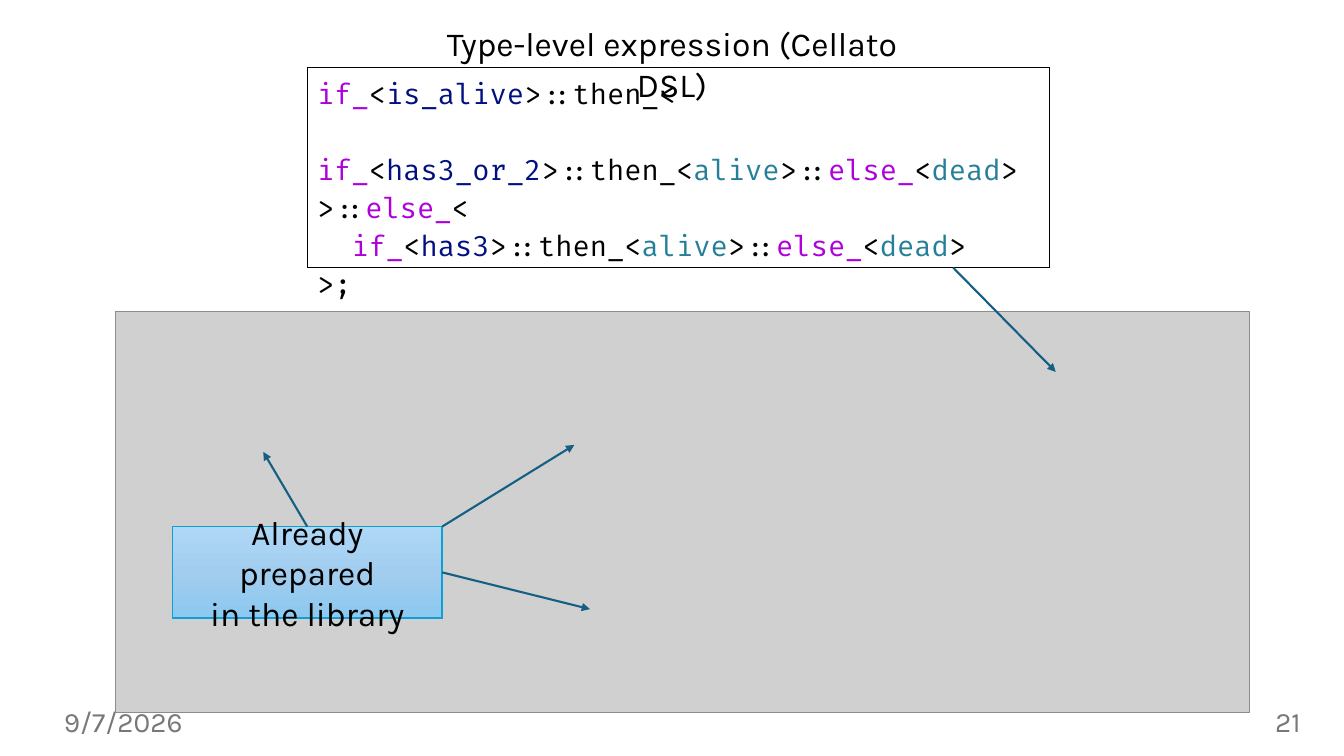
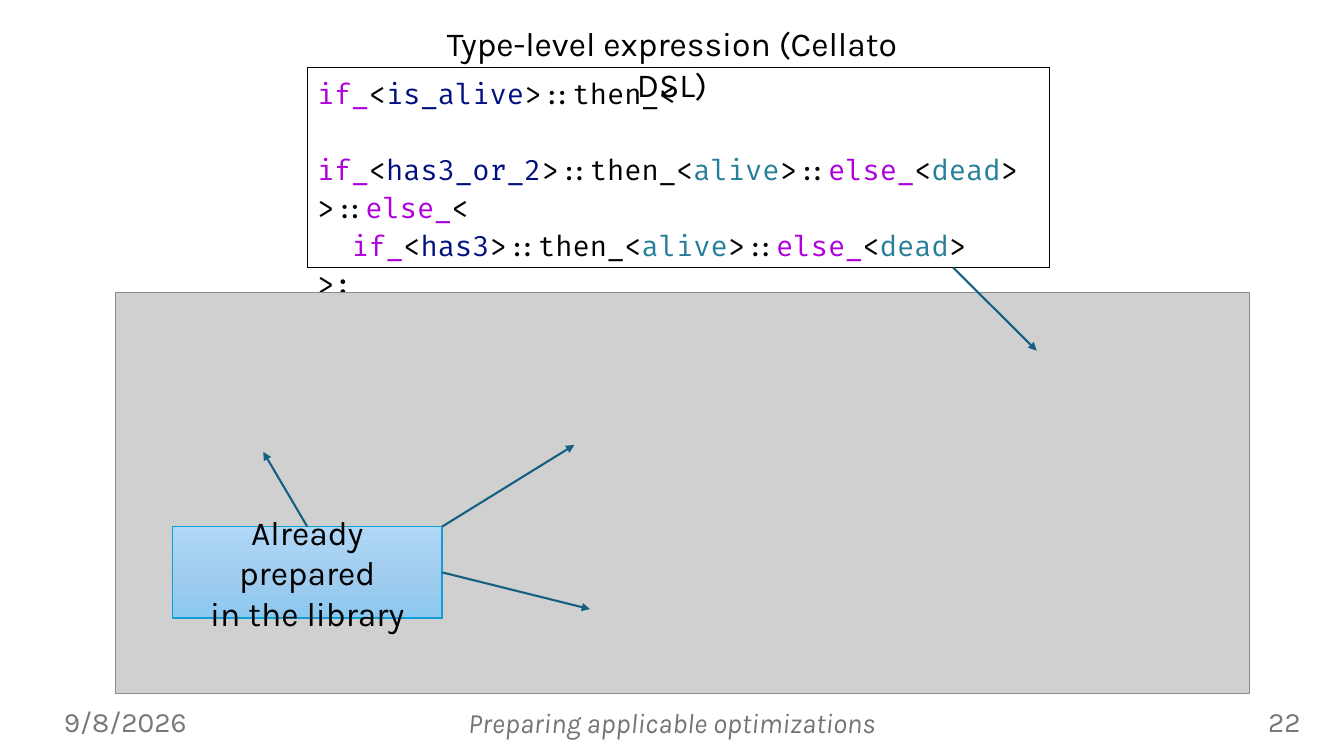
Before and after one commit to jiriklepl/phd-thesis, a slide deck: slide 22 of defense/Optimizing Memory Layouts and Traversal Orders in High-Performance Computing.pptx (slide 21 before the commit). Drawn at 1344x756 pixels with LibreOffice and Linux fonts; fonts in the diff are those of the drawing; grey boxes stand for pictures; background and template pictures are left out. Boxes give left, top, right and bottom in pixels: in the first picture for what was removed or moved away, otherwise in the second. Text is boxed around its words. In the diff, an @@ line names an element or a change of style, - is before the commit and + after.

```diff
--- a/defense/Optimizing Memory Layouts and Traversal Orders in High-Performance Computing.pptx
+++ b/defense/Optimizing Memory Layouts and Traversal Orders in High-Performance Computing.pptx
@@ arrow moved from (954, 268) - (1056, 372) to (954, 268) - (1037, 351) @@
@@ picture: place and size @@
-picture at [116, 312, 1250, 713]
+picture at [116, 292, 1250, 694]
@@ text at [64, 711, 187, 734]: text changed @@
-9/7/2026
+9/8/2026
@@ text added at [468, 714, 875, 740], 20 pt, text #747474, italic @@
+Preparing applicable optimizations
@@ page number at [1268, 714, 1300, 732]: text changed @@
-21
+22
```
Also in this commit, not shown: 44 other slides changed, 7 slides added, 1 slide removed, 2 other files.
